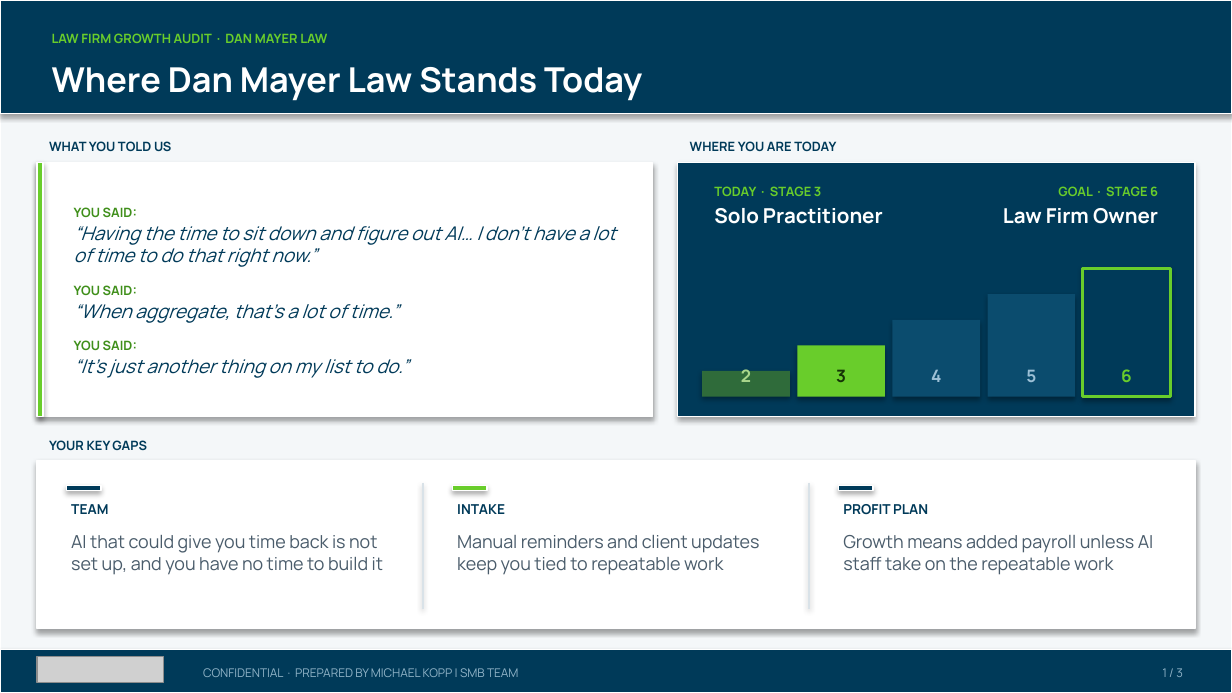
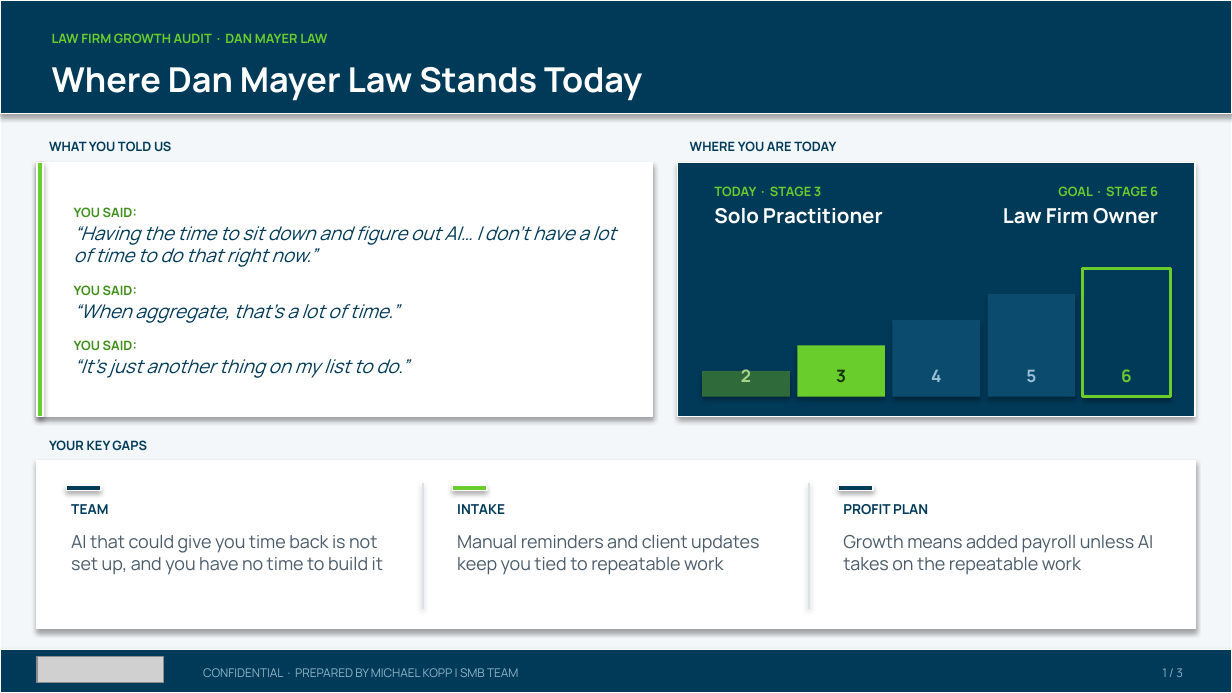
Before and after one commit to SMB-Team-Technology/workwith-smbteam, a slide deck: slide 1 of dan-mayer-law/Dan_Mayer_Law_October_29_2026_Proposal.pptx. Drawn at 1232x693 pixels with LibreOffice and Linux fonts; fonts in the diff are those of the drawing; grey boxes stand for pictures. Boxes give left, top, right and bottom in pixels: in the first picture for what was removed or moved away, otherwise in the second. Text is boxed around its words. In the diff, an @@ line names an element or a change of style, - is before the commit and + after.

```diff
--- a/dan-mayer-law/Dan_Mayer_Law_October_29_2026_Proposal.pptx
+++ b/dan-mayer-law/Dan_Mayer_Law_October_29_2026_Proposal.pptx
@@ text at (x1=843, y1=535, x2=1153, y2=575): text changed @@
-Growth means added payroll unless AI staff take on the repeatable work
+Growth means added payroll unless AI takes on the repeatable work
```
Also in this commit, not shown: 2 other slides changed, 7 other files.
